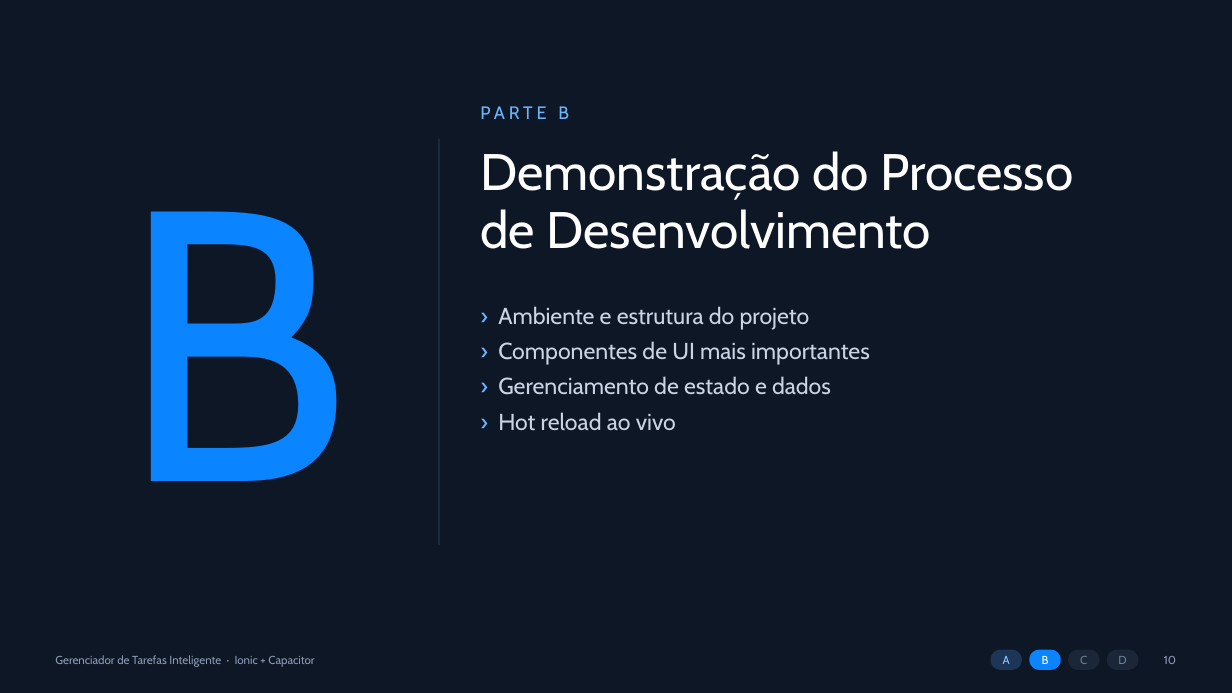
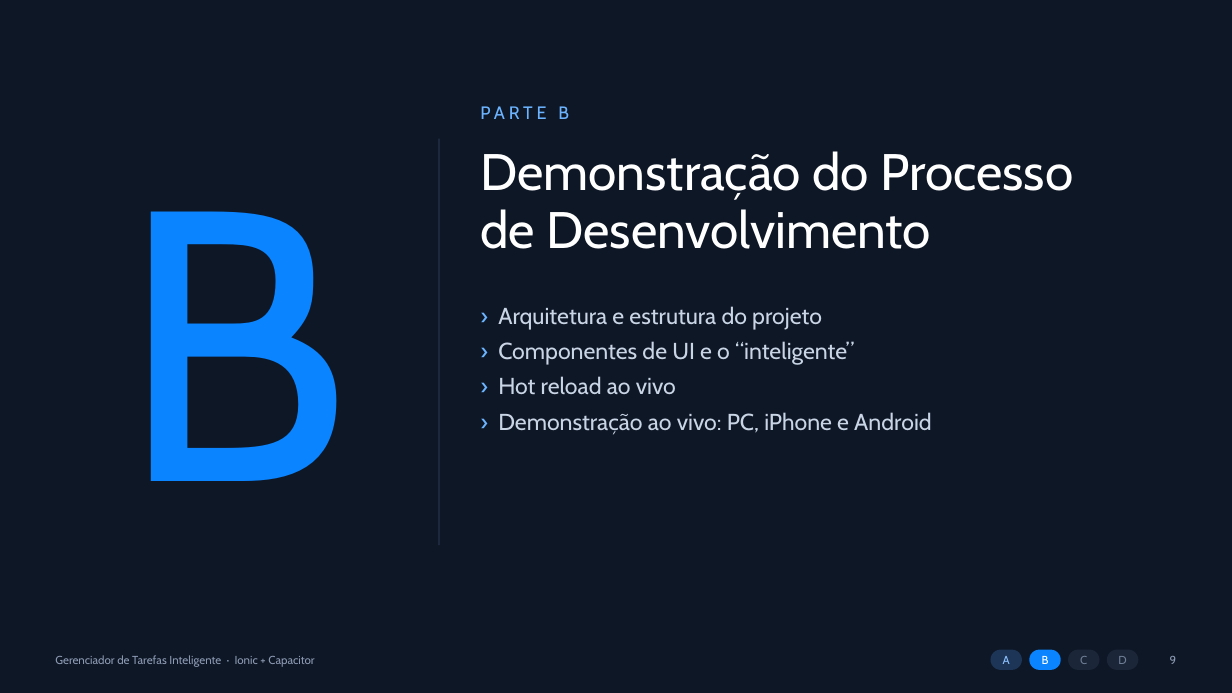
Before and after one commit to jdecarli6/DESENWEB, a slide deck: slide 9 of slides/apresentacao.pptx (slide 10 before the commit). Drawn at 1232x693 pixels with LibreOffice and Linux fonts; fonts in the diff are those of the drawing. Boxes give left, top, right and bottom in pixels: in the first picture for what was removed or moved away, otherwise in the second. Text is boxed around its words. In the diff, an @@ line names an element or a change of style, - is before the commit and + after.

```diff
--- a/slides/apresentacao.pptx
+++ b/slides/apresentacao.pptx
@@ text at <box>498,306,854,365</box>: text changed @@
-› Ambiente e estrutura do projeto
-› Componentes de UI mais importantes
-› Gerenciamento de estado e dados
+› Arquitetura e estrutura do projeto
+› Componentes de UI e o “inteligente”
@@ text at <box>498,412,931,435</box>: paragraph added @@
+› Demonstração ao vivo: PC, iPhone e Android
@@ text at <box>1170,656,1177,664</box>: text changed @@
-10
+9
```
Also in this commit, not shown: 24 other slides changed, 11 slides added, 2 slides removed, 5 other files.
